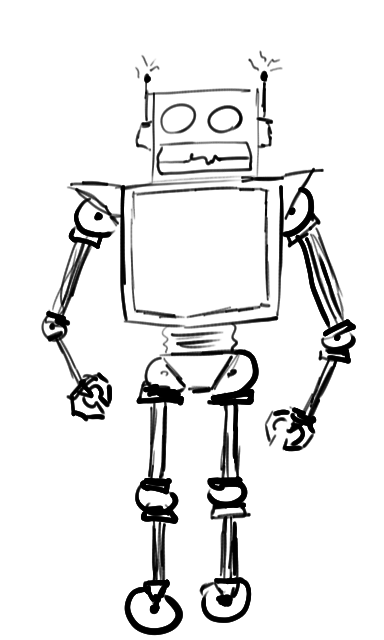
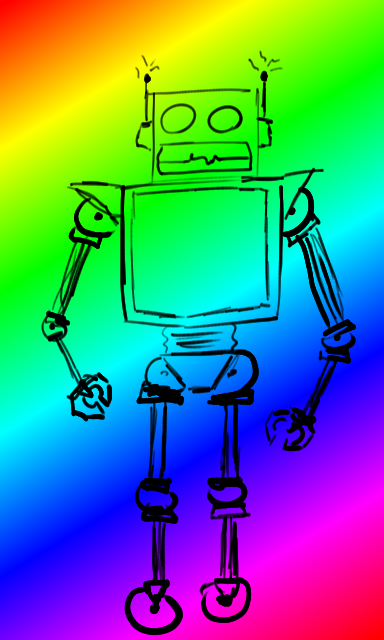
Before/after of a 384 x 640 layered artwork. What changed in the layer stack:
added layer "Layer" above "background" over (0, 0, 384, 640)
